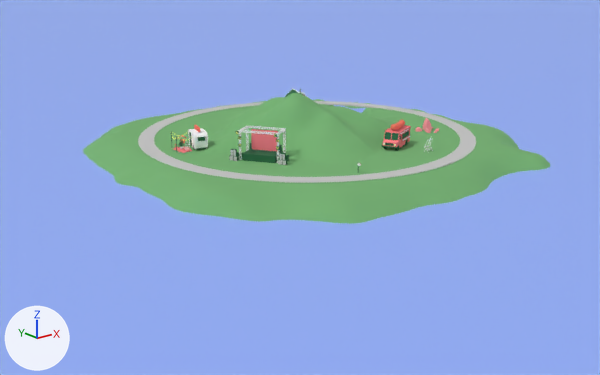
One commit to the glTF model models/island.glb: the scene before it, then after it.
Camera for both pictures: a 50 mm camera at (-38.0, -46.7, 14.6) aimed at (-1.0, -0.4, -3.9). Arrows for +X, +Y and +Z are at lower left; the lights stay in place. Where no turn or scale is listed for an object, it has been applied to the vertices.

In view in the first picture: 'Camper1_Mesh006_1', 'Landscape', 'Philips_PM5544_(SECAM_variation)_1', 'Street', 'Water'.
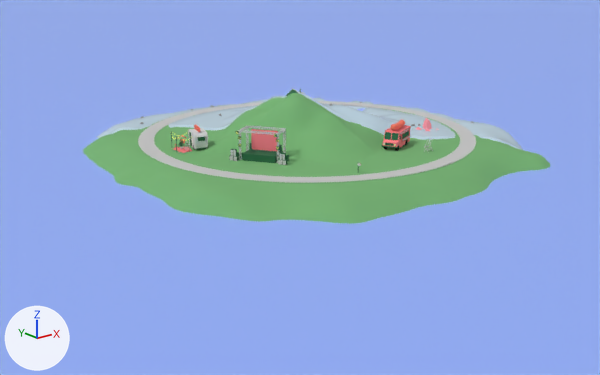
The change, as a diff of the scene's bpy script:
```diff
--- a/models/island.glb.py
+++ b/models/island.glb.py
@@ mat_stone @@
+mat_stone = principled_material('Stone')
+mat_stone.base_color = (0.203, 0.203, 0.203)  # grey #7c7c7c
+mat_stone.roughness = 0.842
@@ mat_snow @@
+mat_snow = principled_material('Snow')
+mat_snow.base_color = (0.534, 0.692, 0.8)  # blue #c1d9e7
+mat_snow.roughness = 0.267
@@ me_cube_015 @@
+me_cube_015.from_pydata(...)  # 394 vertices, 696 faces; spans x -13.5..8.5, y -4.3..15.8, z -1.7..1.3
+me_cube_015.materials.append(mat_stone)  # grey #7c7c7c
@@ me_mesh_1_001 @@
+me_mesh_1_001.from_pydata(...)  # 7348 vertices, 14323 faces; spans x -13.2..16.1, y -13.6..17.0, z -3.7..3.1
+me_mesh_1_001.materials.append(mat_snow)  # blue #c1d9e7
@@ ob_rocks @@
+ob_rocks = bpy.data.objects.new('Rocks', me_cube_015)
+ob_rocks.location = (5.24, -1.33, 0.91)
@@ ob_snow @@
+ob_snow = bpy.data.objects.new('Snow', me_mesh_1_001)
+ob_snow.location = (0.0, 0.0, -0.01)
```

Pixel boxes [x1, y1, x2, y2] of what changed, in the pictures (600 x 375 px):
'Snow', added: after [97, 93, 523, 150]
'Rocks', added: after [140, 102, 474, 126]
